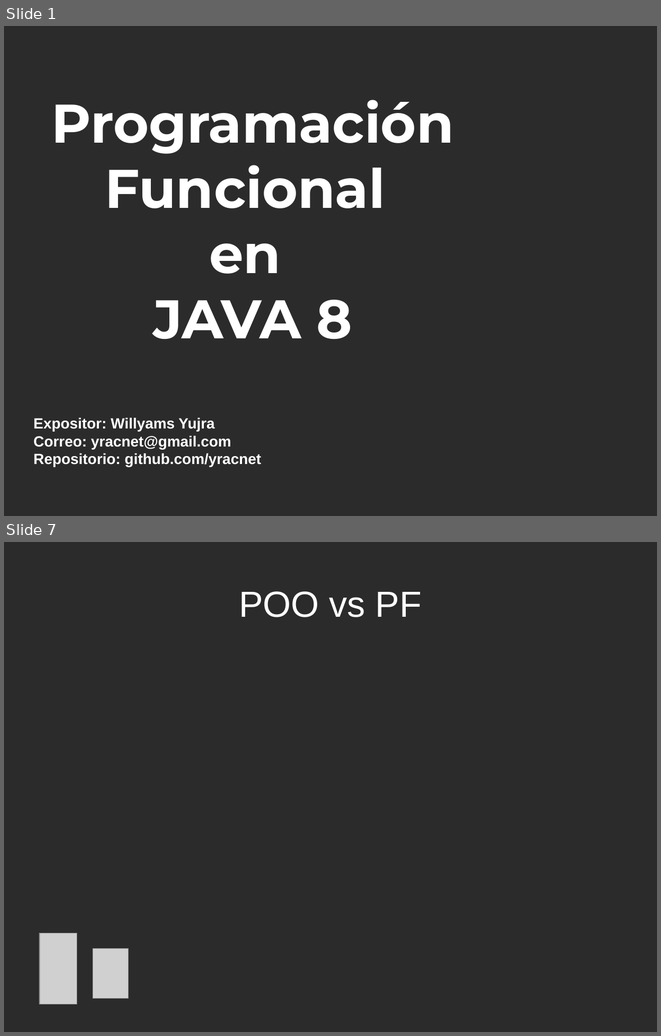
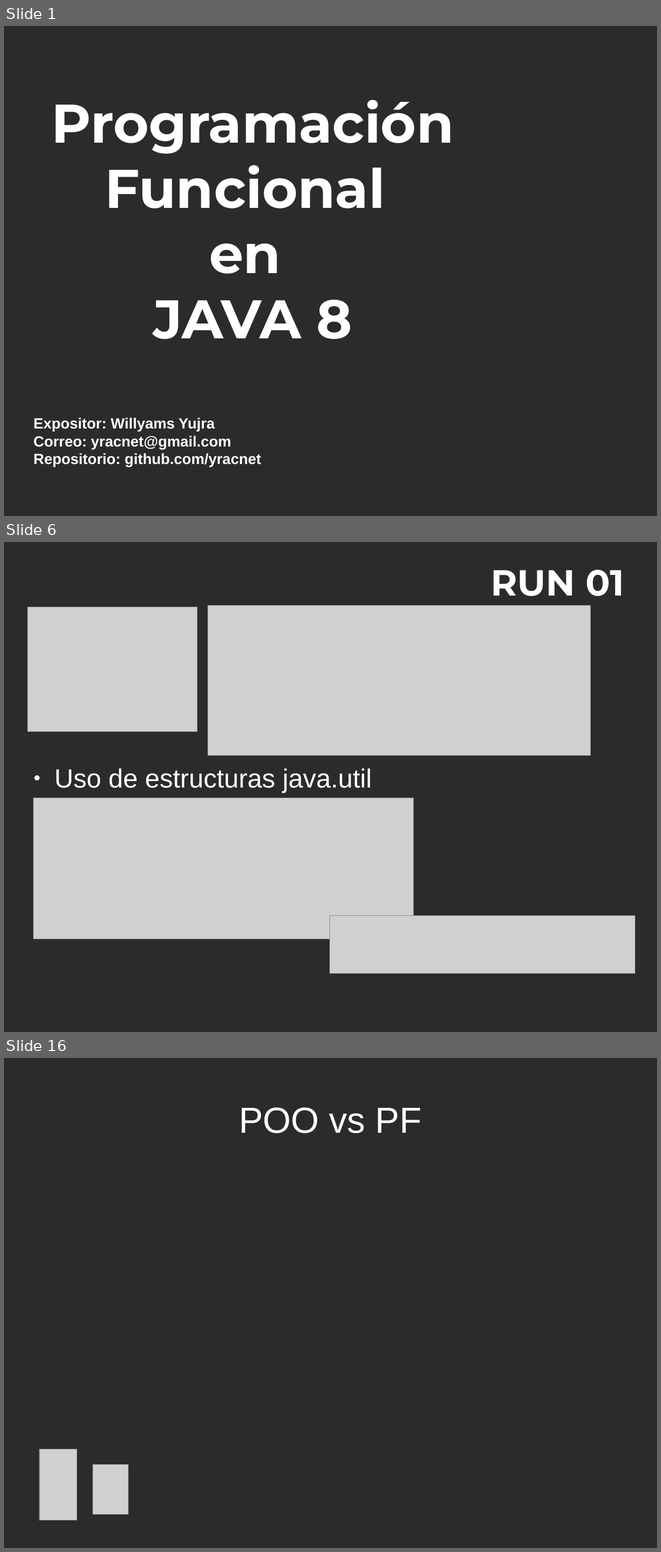
Before and after one commit to yracnet/java-fp, a slide deck: java-fp.odp. Shown one above the other, each under a label of ours: slides 1 and 7 before the commit, slides 1, 6 and 16 after it; the slides between them are not shown. The pictures are 661x1036 and 661x1552 pixels, drawn with LibreOffice and Linux fonts; fonts in the diff are those of the drawing; grey boxes stand for pictures; background and template pictures are left out; a plain dark background stands for a picture behind light text. Boxes give left, top, right and bottom in pixels: in the first picture for what was removed or moved away, otherwise in the second. Text is boxed around its words. In the diff, an @@ line names an element or a change of style, - is before the commit and + after.

```diff
--- a/java-fp.odp
+++ b/java-fp.odp
@@ slide 6 added at <box>4,542,657,1032</box>, background picture (left out) @@
@@ title added at <box>491,570,624,596</box>, 44 pt, text #FFFFFF, bold @@
+RUN 01
@@ picture added at <box>28,607,198,732</box> @@
@@ picture added at <box>208,606,591,755</box> @@
@@ text added at <box>54,768,372,792</box>, 32 pt, text #FFFFFF @@
+● Uso de estructuras java.util
@@ picture added at <box>34,797,414,939</box> @@
@@ picture added at <box>330,915,636,973</box> @@
@@ what was slide 7 is now slide 16 @@
```
Also in this commit, not shown: 4 slides changed, 10 other slides added, 1 slide removed, 1 other file.
